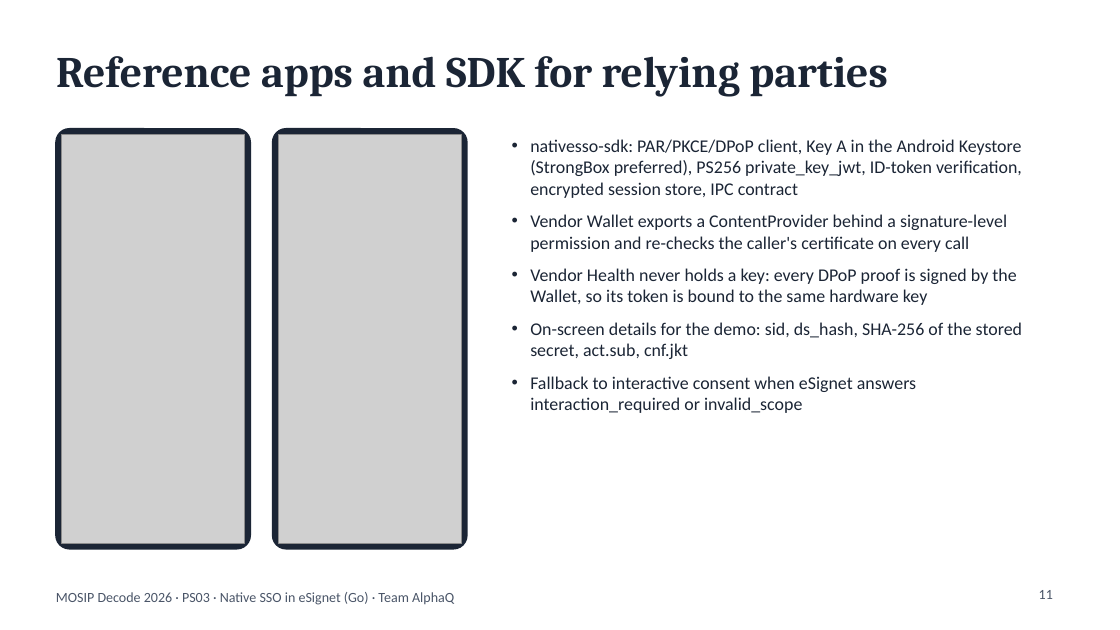
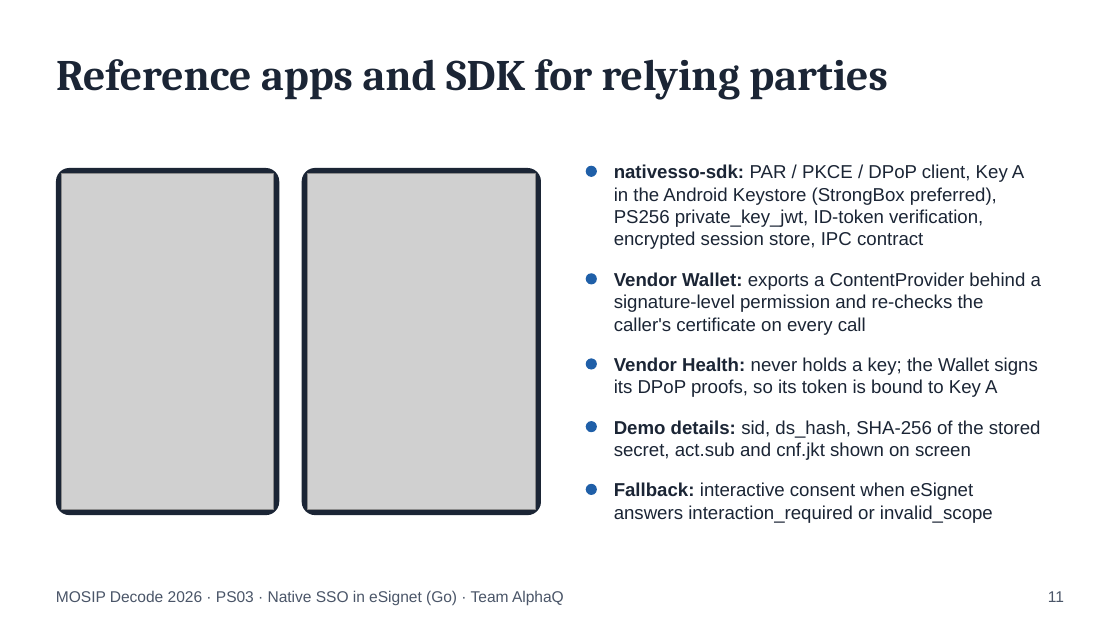
Before and after one commit to DevAnuragT/mosip-decode-2026-native-sso, a slide deck: slide 11 of docs/pitch-deck.pptx. Drawn at 1120x630 pixels with LibreOffice and Linux fonts; fonts in the diff are those of the drawing; grey boxes stand for pictures. Boxes give left, top, right and bottom in pixels: in the first picture for what was removed or moved away, otherwise in the second. Text is boxed around its words. In the diff, an @@ line names an element or a change of style, - is before the commit and + after.

Commit message:
Pitch deck rebuilt: measured text layout, Georgia/Arial, unique shape ids for Quick Look, labelled architecture, cropped screenshots

```diff
--- a/docs/pitch-deck.pptx
+++ b/docs/pitch-deck.pptx
@@ text removed at [530,139,1022,413] @@
-• nativesso-sdk: PAR/PKCE/DPoP client, Key A in the Android Keystore (StrongBox preferred), PS256 private_key_jwt, ID-token verification, encrypted session store, IPC contract
-• Vendor Wallet exports a ContentProvider behind a signature-level permission and re-checks the caller's certificate on every call
-• Vendor Health never holds a key: every DPoP proof is signed by the Wallet, so its token is bound to the same hardware key
-• On-screen details for the demo: sid, ds_hash, SHA-256 of the stored secret, act.sub, cnf.jkt
-• Fallback to interactive consent when eSignet answers interaction_required or invalid_scope
@@ rounded rectangle: place and size @@
-rounded rectangle at [56,129,250,549]
+rounded rectangle at [56,168,279,515]
@@ rounded rectangle at [56,168,279,515]: outline #1B2535 1 pt to none; proportions changed @@
@@ picture: place and size @@
-picture at [62,134,244,543]
+picture at [62,174,273,510]
@@ rounded rectangle at [301,168,541,515]: outline #1B2535 1 pt to none; proportions changed @@
@@ rounded rectangle: place and size @@
-rounded rectangle at [272,129,466,549]
+rounded rectangle at [301,168,541,515]
@@ picture: place and size @@
-picture at [278,134,460,543]
+picture at [307,174,535,510]
@@ ellipse added at [586,166,597,177], fill #1F5FA8 @@
@@ text added at [614,164,1024,249], 12 pt, text #1B2535 @@
+nativesso-sdk: PAR / PKCE / DPoP client, Key A
+in the Android Keystore (StrongBox preferred),
+PS256 private_key_jwt, ID-token verification,
+encrypted session store, IPC contract
@@ ellipse added at [586,273,597,284], fill #1F5FA8 @@
@@ text added at [614,272,1041,335], 12 pt, text #1B2535 @@
+Vendor Wallet: exports a ContentProvider behind a
+signature-level permission and re-checks the
+caller's certificate on every call
@@ ellipse added at [586,358,597,370], fill #1F5FA8 @@
@@ text added at [614,357,1038,397], 12 pt, text #1B2535 @@
+Vendor Health: never holds a key; the Wallet signs
+its DPoP proofs, so its token is bound to Key A
@@ ellipse added at [586,421,597,432], fill #1F5FA8 @@
@@ text added at [614,420,1041,460], 12 pt, text #1B2535 @@
+Demo details: sid, ds_hash, SHA-256 of the stored
+secret, act.sub and cnf.jkt shown on screen
@@ ellipse added at [586,484,597,495], fill #1F5FA8 @@
@@ text added at [614,482,993,523], 12 pt, text #1B2535 @@
+Fallback: interactive consent when eSignet
+answers interaction_required or invalid_scope
@@ text "MOSIP Decode 2026 · PS03 ..." at [56,590,564,605]: size 9 to 10 pt, font Calibri to Arial @@
@@ page number: place and size @@
-page number at [1039,590,1053,599]
+page number at [1048,591,1064,602]
@@ page number at [1048,591,1064,602]: size 9 to 10 pt, font Calibri to Arial; vertical alignment top to middle @@
```
Also in this commit, not shown: 12 other slides changed, 6 other files.
